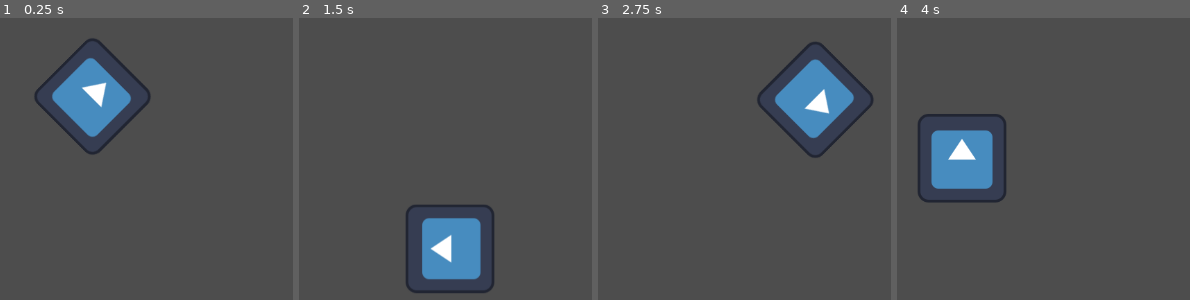
Above: before the commit, frames 1-4 (left to right).
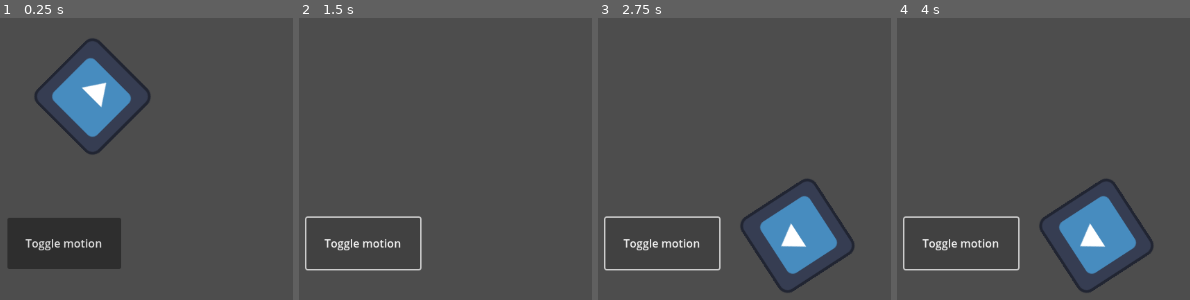
Above: after the commit, the same moments.

Repository: krishangordhan/Godot-Tutorials
Game: Godot game, scene res://node_2d.tscn
Same seed, same stepped clock (60 frames per second), same inputs: the game is played once before the commit and once after it. Before the commit the project starts from res://sprite_2d.tscn. The engine's default icon, where the game draws it, is replaced by a stand-in: a white triangle on a blue panel in a dark square.
Inputs (mouse positions are in pixels of both pictures, inside the frame that each line leads up to):
- Up to frame 1 (0.25 s): no input
- Up to frame 2 (1.5 s): click (363, 243) at 0.5 s, where only the run after the commit has a clickable "Toggle motion"; click (363, 243) at 1.25 s, where only the run after the commit has a clickable "Toggle motion"
- Up to frame 3 (2.75 s): click (662, 243) at 2 s, where only the run after the commit has a clickable "Toggle motion"
- Up to frame 4 (4 s): no input

The runs differ from the first frame. In frame 1, 6.8% of the frame differs, in the area x 2-42%, y 70-90%; in frame 2, 6.7%; in frame 3, 13%, in the area x 2-94%, y 8-98%; in frame 4, 13%.

Commit message:
Finishing connecting scripts

Diff:
--- a/first_script/Sprite_2d.gd
+++ b/first_script/Sprite_2d.gd
@@ -1,10 +1,23 @@
 extends Sprite2D
+
+signal health_depleated
+
+var health = 10
 
 var speed = 400
 var angular_speed = PI
 
+func _ready():
+	var timer = get_node("Timer")
+	timer.timeout.connect(_on_timer_timeout)
+
 func _process(delta):
 	rotation += angular_speed * delta
 	var velocity = Vector2.UP.rotated(rotation) * speed
+	position += velocity * delta
 
-	position += velocity * delta
+func _on_button_pressed():
+	set_process(not is_processing())
+
+func _on_timer_timeout():
+	visible = not visible
--- /dev/null
+++ b/first_script/node_2d.tscn
@@ -0,0 +1,21 @@
+[gd_scene load_steps=3 format=3 uid="uid://blujx36jbo02q"]
+
+[ext_resource type="Script" path="res://Sprite_2d.gd" id="1_7rdlv"]
+[ext_resource type="PackedScene" uid="uid://b7c3cqypycymn" path="res://sprite_2d.tscn" id="1_rki42"]
+
+[node name="Node2D" type="Node2D"]
+script = ExtResource("1_7rdlv")
+
+[node name="Sprite2D" parent="." instance=ExtResource("1_rki42")]
+
+[node name="Timer" type="Timer" parent="Sprite2D"]
+autostart = true
+
+[node name="Button" type="Button" parent="."]
+offset_left = 524.0
+offset_top = 398.0
+offset_right = 688.0
+offset_bottom = 472.0
+text = "Toggle motion"
+
+[connection signal="pressed" from="Button" to="Sprite2D" method="_on_button_pressed"]
--- a/first_script/project.godot
+++ b/first_script/project.godot
@@ -11,7 +11,7 @@
 [application]
 
 config/name="Creating First Scripts"
-run/main_scene="res://sprite_2d.tscn"
+run/main_scene="res://node_2d.tscn"
 config/features=PackedStringArray("4.2", "Forward Plus")
 config/icon="res://icon.svg"
 
